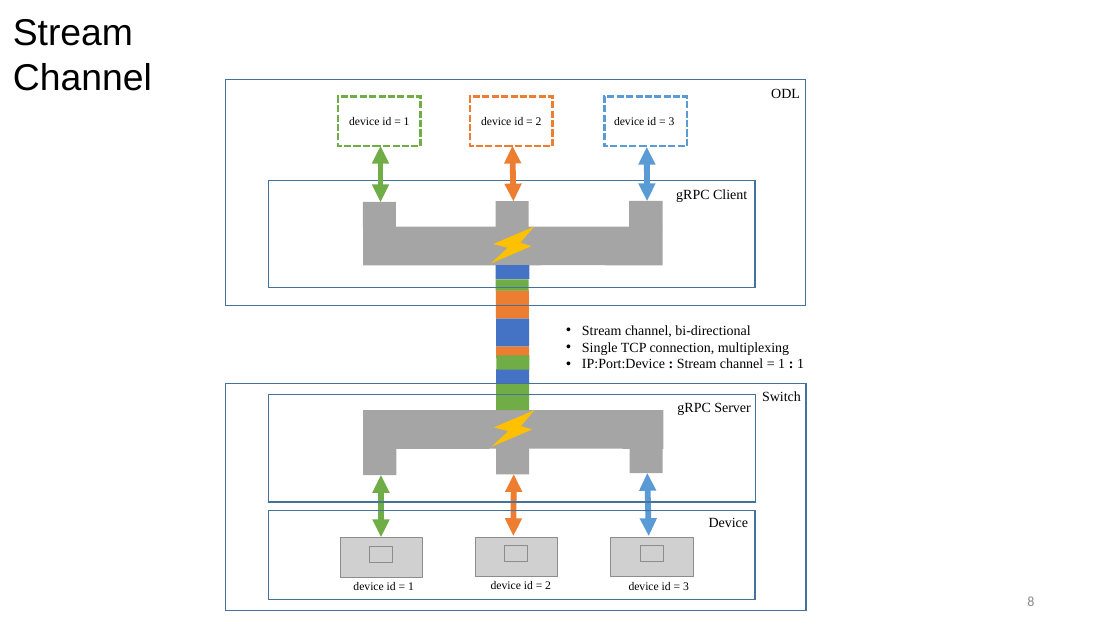
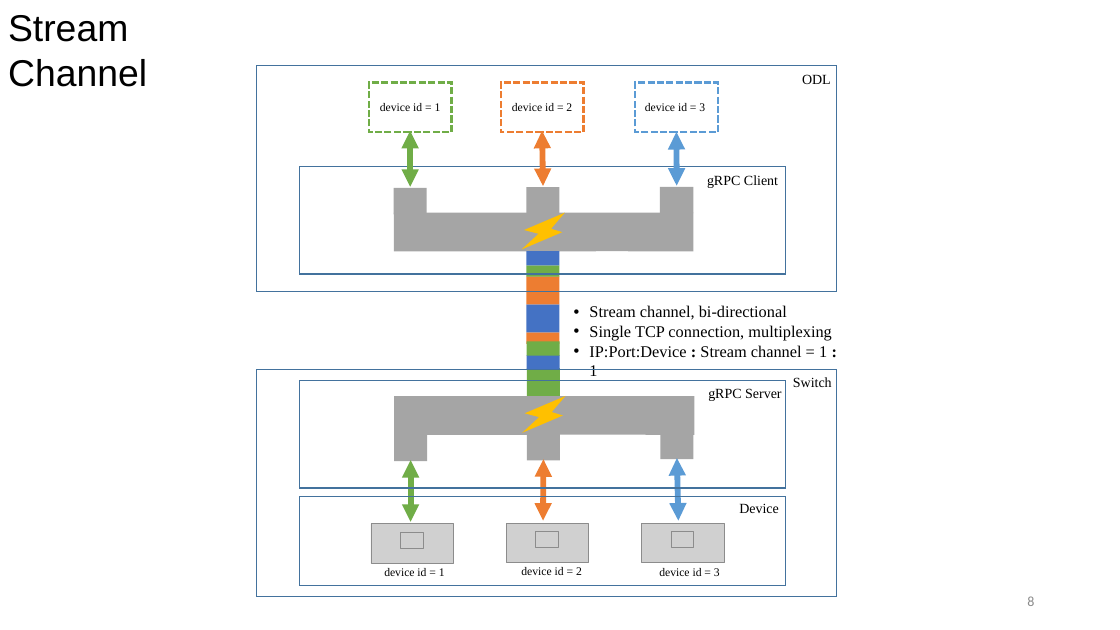
Before and after one commit to dingrui37/resources, a slide deck: slide 8 of ODL+P4 GNTC.pptx. Drawn at 1120x630 pixels with LibreOffice and Linux fonts; fonts in the diff are those of the drawing; grey boxes stand for pictures; background and template pictures are left out. Boxes give left, top, right and bottom in pixels: in the first picture for what was removed or moved away, otherwise in the second. Text is boxed around its words. In the diff, an @@ line names an element or a change of style, - is before the commit and + after.

```diff
--- a/ODL+P4 GNTC.pptx
+++ b/ODL+P4 GNTC.pptx
@@ text "Stream Channel": place and size @@
-text "Stream Channel" at (13,19,152,91)
+text "Stream Channel" at (8,15,147,87)
@@ 22 rectangles, 8 texts, 6 pictures, 6 double arrows, 4 freeform shapes: place and size @@
-22 rectangles, 8 texts, 6 pictures, 6 double arrows, 4 freeform shapes at (226,79,807,611)
+22 rectangles, 8 texts, 6 pictures, 6 double arrows, 4 freeform shapes at (256,66,837,597)
@@ text "Stream channel, bi-directional": place and size @@
-text "Stream channel, bi-directional" at (582,325,804,368)
+text "Stream channel, bi-directional" at (589,305,832,376)
@@ text "Stream channel, bi-directional" at (589,305,832,376): size 12 to 14 pt @@
```
Also in this commit, not shown: 9 other slides changed, 12 slides added, 1 slide removed.
